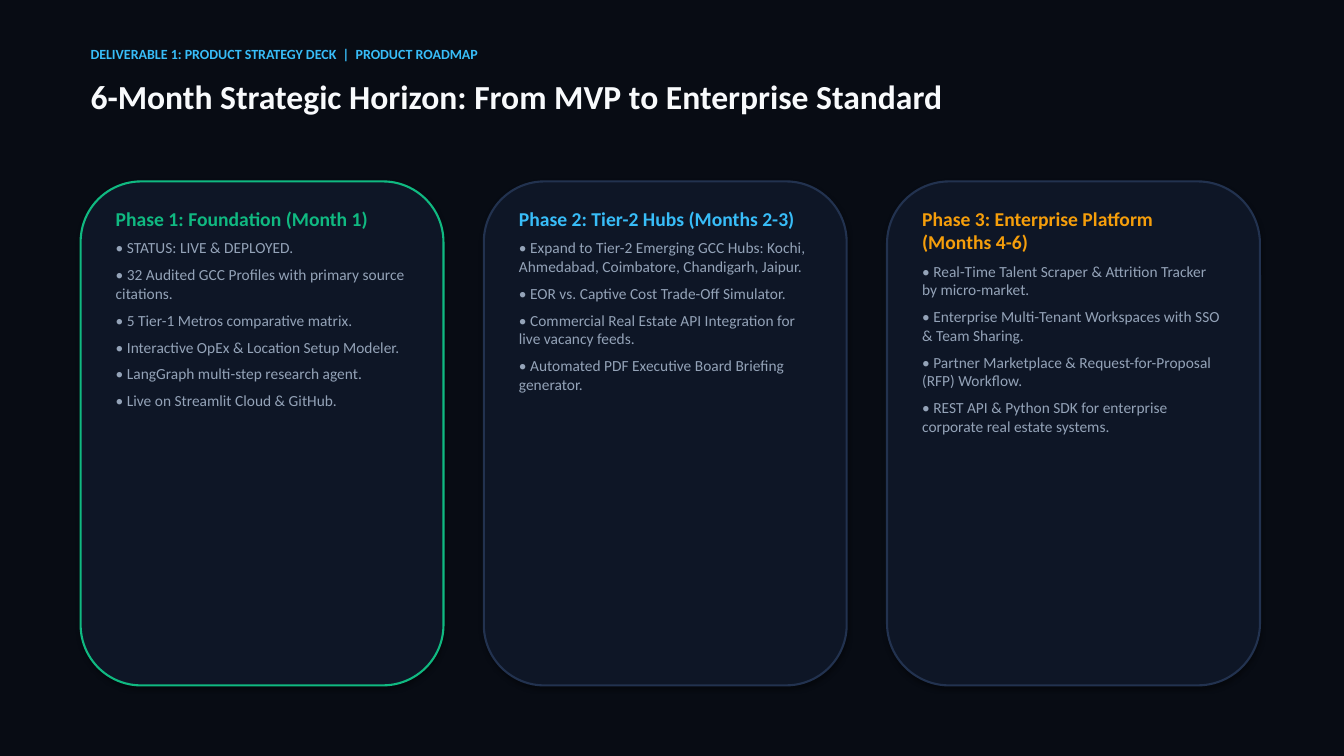
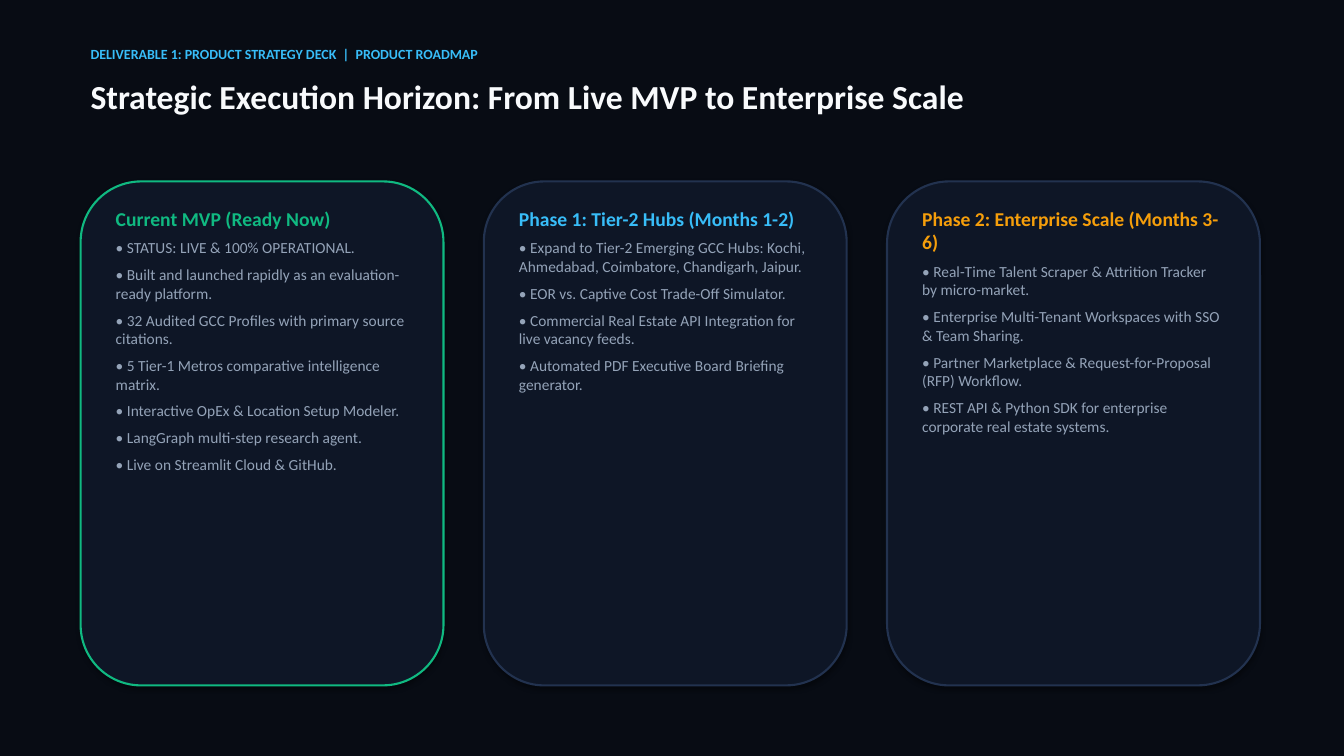
Before and after one commit to SURYAMS002/gcc, a slide deck: slide 11 of GCC_Intel_Product_Strategy_Deck.pptx. Drawn at 1344x756 pixels with LibreOffice and Linux fonts; fonts in the diff are those of the drawing. Boxes give left, top, right and bottom in pixels: in the first picture for what was removed or moved away, otherwise in the second. Text is boxed around its words. In the diff, an @@ line names an element or a change of style, - is before the commit and + after.

Commit message:
Update Product Roadmap slide: clarify current MVP is 100% operational and ready now

```diff
--- a/GCC_Intel_Product_Strategy_Deck.pptx
+++ b/GCC_Intel_Product_Strategy_Deck.pptx
@@ text at [91, 85, 963, 115]: text changed @@
-6-Month Strategic Horizon: From MVP to Enterprise Standard
+Strategic Execution Horizon: From Live MVP to Enterprise Scale
@@ text at [116, 211, 355, 253]: text changed; size 14 to 11 pt; text colour #10B981 to #94A3B8; bold off @@
-Phase 1: Foundation (Month 1)
-• STATUS: LIVE & DEPLOYED.
+Current MVP (Ready Now)
+• STATUS: LIVE & 100% OPERATIONAL.
+• Built and launched rapidly as an evaluation-ready platform.
@@ text at [519, 211, 794, 229]: text changed @@
-Phase 2: Tier-2 Hubs (Months 2-3)
+Phase 1: Tier-2 Hubs (Months 1-2)
@@ text at [922, 211, 1218, 252]: text changed @@
-Phase 3: Enterprise Platform (Months 4-6)
+Phase 2: Enterprise Scale (Months 3-6)
@@ text at [116, 360, 380, 390]: text changed @@
-• 5 Tier-1 Metros comparative matrix.
+• 5 Tier-1 Metros comparative intelligence matrix.
```
Also in this commit, not shown: 2 other files.
